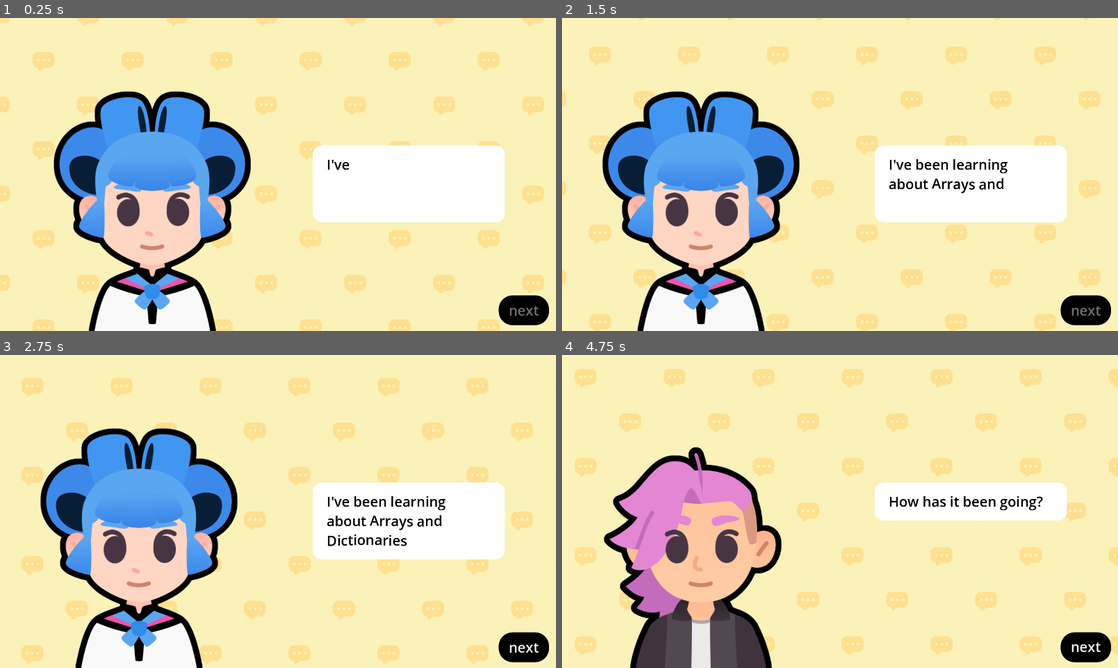
Above: before the commit, frames 1-4 (two rows, left to right).
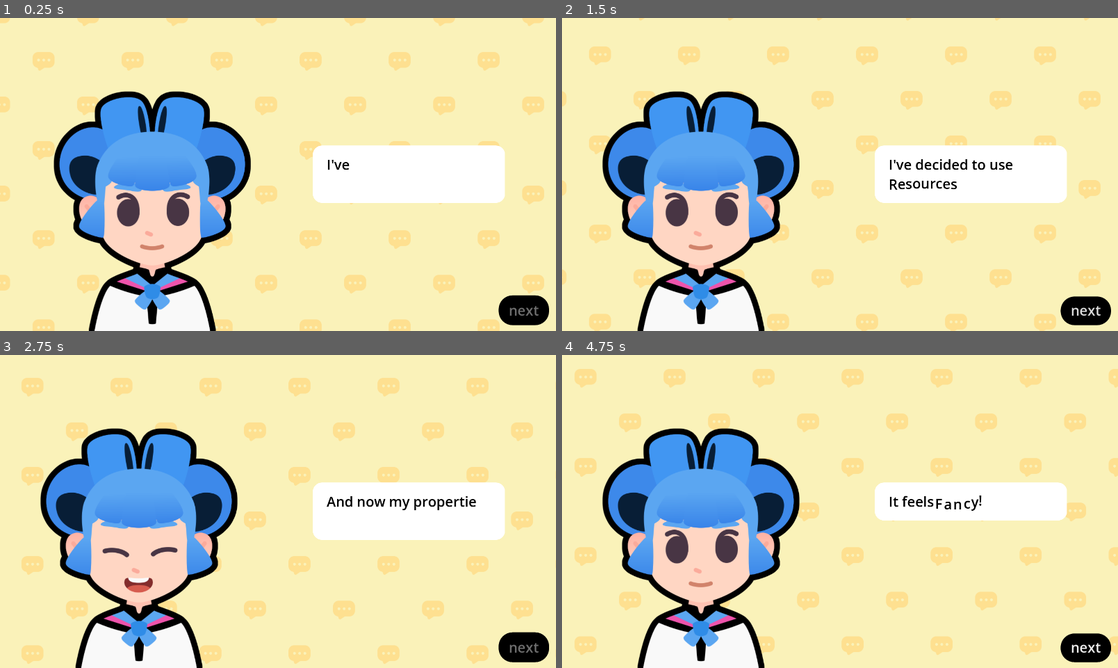
Above: after the commit, the same moments.

Repository: Cxuan2025/M8-Start-a-DIalogue
Game: Godot game, scene res://lessons/slideshow.tscn
The game is run twice, just before and just after one commit, with the same random seed, the same clock (stepped at 60 frames per second) and the same inputs. This scene is started directly instead of the project's main scene. Sound files missing from this copy of the repository are replaced by a short silence.
Inputs (mouse positions are in pixels of both pictures, inside the frame that each line leads up to):
- Up to frame 1 (0.25 s): no input
- Up to frame 2 (1.5 s): tap Enter at 0.5 s; move the mouse to (962, 158) at 0.52 s; tap Z at 0.6, 1.35 s; click (962, 158) at 0.67 s; tap Space at 0.77 s; move the mouse to (728, 190) at 1.27 s; click (728, 190) at 1.42 s
- Up to frame 3 (2.75 s): tap Space at 1.52 s; click (522, 649) at 2 s, where only the run after the commit has a clickable "next"
- Up to frame 4 (4.75 s): click (1084, 646) at 2.75 s, where only the run before the commit has a clickable "next"; click (1084, 646) at 3.5 s, where only the run after the commit has a clickable "next"; move the mouse to (895, 442) at 4.27 s; tap Z at 4.35 s; click (895, 442) at 4.42 s

The runs differ from the first frame. In frame 1, 2.2% of the frame differs, in the area x 56-91%, y 56-66%; in frame 2, 2.9%; in frame 3, 4.0%; in frame 4, 19%, in the area x 7-99%, y 23-100%.

Commit message:
Lesson 5

Diff:
--- /dev/null
+++ b/M08.start_a_dialog_workbook/lessons/dialogue_item.gd
@@ -0,0 +1,2 @@
+class_name DialogueItem extends SlideShowEntry
+@export var choices: Array[DialogueChoice] = []
--- a/M08.start_a_dialog_workbook/lessons/slideshow.gd
+++ b/M08.start_a_dialog_workbook/lessons/slideshow.gd
@@ -1,57 +1,11 @@
 extends Control
 
-var expressions := {
-	"happy": preload ("res://assets/emotion_happy.png"),
-	"regular": preload ("res://assets/emotion_regular.png"),
-	"sad": preload ("res://assets/emotion_sad.png"),
-}
-
-var bodies := {
-	"sophia": preload ("res://assets/sophia.png"),
-	"pink": preload ("res://assets/pink.png")
-}
 
 ## An array of dictionaries. Each dictionary has three properties:
 ## - expression: a [code]Texture[/code] containing an expression
 ## - text: a [code]String[/code] containing the text the character says
 ## - character: a [code]Texture[/code] representing the character
-var dialogue_items: Array[Dictionary] = [
-	{
-		"expression": expressions["regular"],
-		"text": "I've been learning about [wave]Arrays and Dictionaries[/wave]",
-		"character": bodies["sophia"]
-	},
-	{
-		"expression": expressions["regular"],
-		"text": "How has it been going?",
-		"character": bodies["pink"]
-	},
-	{
-		"expression": expressions["sad"],
-		"text": "... Well... it is a little bit [shake]complicated[/shake]!",
-		"character": bodies["sophia"]
-	},
-	{
-		"expression": expressions["sad"],
-		"text": "Oh!",
-		"character": bodies["pink"]
-	},
-	{
-		"expression": expressions["regular"],
-		"text": "I believe in you!",
-		"character": bodies["pink"]
-	},
-	{
-		"expression": expressions["happy"],
-		"text": "If you stick to it, you'll eventually make it!",
-		"character": bodies["pink"]
-	},
-	{
-		"expression": expressions["happy"],
-		"text": "That's it! Let's [tornado freq=3.0][rainbow val=1.0]GOOOOOO!!![/rainbow][/tornado]",
-		"character": bodies["sophia"]
-	}
-]
+@export var dialogue_items: Array[SlideShowEntry] = []
 var current_item_index := 0
 
 ## UI element that shows the texts
@@ -78,9 +32,9 @@
 	# from the item, we extract the properties.
 	# We set the text to the rich text control
 	# And we set the appropriate expression texture
-	rich_text_label.text = current_item["text"]
-	expression.texture = current_item["expression"]
-	body.texture = current_item["character"]
+	rich_text_label.text = current_item.text
+	expression.texture = current_item.expression
+	body.texture = current_item.character
 
 	# We set the initial visible ratio to the text to 0, so we can change it in the tween
 	rich_text_label.visible_ratio = 0.0
--- a/M08.start_a_dialog_workbook/lessons/slideshow.tscn
+++ b/M08.start_a_dialog_workbook/lessons/slideshow.tscn
@@ -1,12 +1,30 @@
-[gd_scene load_steps=11 format=3 uid="uid://bqls3o5daeu2s"]
+[gd_scene load_steps=16 format=3 uid="uid://bqls3o5daeu2s"]
 
 [ext_resource type="Theme" uid="uid://cshg3sgf0xxq" path="res://assets/main_theme.tres" id="1_628t2"]
 [ext_resource type="Script" uid="uid://cheh7b73m0fds" path="res://lessons/slideshow.gd" id="2_wbt3f"]
+[ext_resource type="Script" uid="uid://ci0bnowe7sdmx" path="res://lessons/slideshow_entry.gd" id="3_ct2eq"]
 [ext_resource type="Shader" uid="uid://dm7717xxg836f" path="res://assets/sliding_background.gdshader" id="3_qyyxv"]
 [ext_resource type="Texture2D" uid="uid://bnly1gkbxw6b5" path="res://assets/bubble_pattern.png" id="4_s7o0p"]
 [ext_resource type="Texture2D" uid="uid://copkt78vgp37i" path="res://assets/sophia.png" id="5_omd3l"]
+[ext_resource type="Texture2D" uid="uid://dchimpdsnda13" path="res://assets/emotion_happy.png" id="6_nfiii"]
 [ext_resource type="Texture2D" uid="uid://d000xjtr4iqtk" path="res://assets/emotion_regular.png" id="6_vfoky"]
 [ext_resource type="AudioStream" uid="uid://chgko4hmxwxu5" path="res://assets/talking_synth.ogg" id="7_nppuw"]
+
+[sub_resource type="Resource" id="Resource_ssdh4"]
+script = ExtResource("3_ct2eq")
+text = "I've decided to use [wave]Resources[/wave]"
+metadata/_custom_type_script = "uid://ci0bnowe7sdmx"
+
+[sub_resource type="Resource" id="Resource_05ve0"]
+script = ExtResource("3_ct2eq")
+expression = ExtResource("6_nfiii")
+text = "And now my properties are all well typed!"
+metadata/_custom_type_script = "uid://ci0bnowe7sdmx"
+
+[sub_resource type="Resource" id="Resource_l4cfd"]
+script = ExtResource("3_ct2eq")
+text = "It feels [tornado]Fancy![/tornado]"
+metadata/_custom_type_script = "uid://ci0bnowe7sdmx"
 
 [sub_resource type="ShaderMaterial" id="ShaderMaterial_efgpg"]
 shader = ExtResource("3_qyyxv")
@@ -30,6 +48,7 @@
 grow_vertical = 2
 theme = ExtResource("1_628t2")
 script = ExtResource("2_wbt3f")
+dialogue_items = Array[ExtResource("3_ct2eq")]([SubResource("Resource_ssdh4"), SubResource("Resource_05ve0"), SubResource("Resource_l4cfd")])
 
 [node name="Background" type="ColorRect" parent="."]
 material = SubResource("ShaderMaterial_efgpg")
--- /dev/null
+++ b/M08.start_a_dialog_workbook/lessons/slideshow_entry.gd
@@ -0,0 +1,4 @@
+class_name SlideShowEntry extends Resource
+@export var expression := preload("res://assets/emotion_regular.png")
+@export var character := preload("res://assets/sophia.png")
+@export_multiline var text := ""
--- /dev/null
+++ b/M08.start_a_dialog_workbook/lessons/test_slideshow_entry.tres
@@ -0,0 +1,9 @@
+[gd_resource type="Resource" script_class="SlideShowEntry" load_steps=4 format=3 uid="uid://jeuxgxqi50cr"]
+
+[ext_resource type="Texture2D" uid="uid://copkt78vgp37i" path="res://assets/sophia.png" id="1_lu2wx"]
+[ext_resource type="Script" uid="uid://ci0bnowe7sdmx" path="res://lessons/slideshow_entry.gd" id="1_qkxq3"]
+[ext_resource type="Texture2D" uid="uid://d000xjtr4iqtk" path="res://assets/emotion_regular.png" id="2_m5yb4"]
+
+[resource]
+script = ExtResource("1_qkxq3")
+metadata/_custom_type_script = "uid://ci0bnowe7sdmx"
Not shown, added: M08.start_a_dialog_workbook/lessons/dialogue_item.gd.uid
Not shown, added: M08.start_a_dialog_workbook/lessons/slideshow_entry.gd.uid
